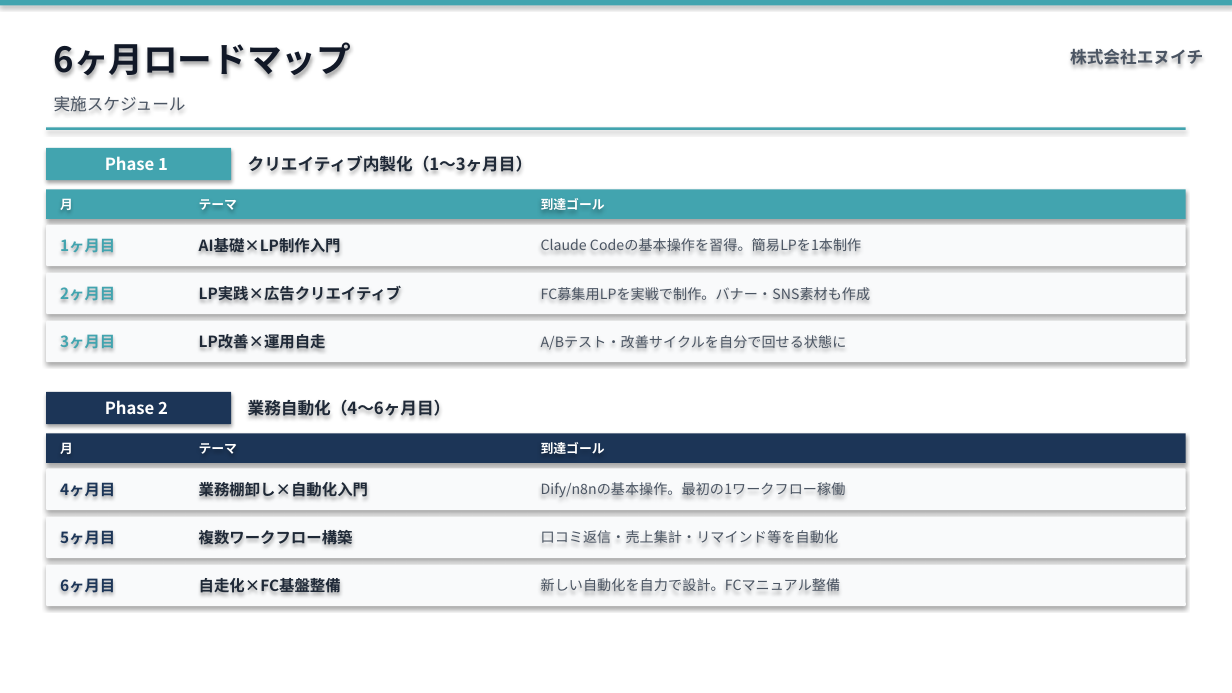
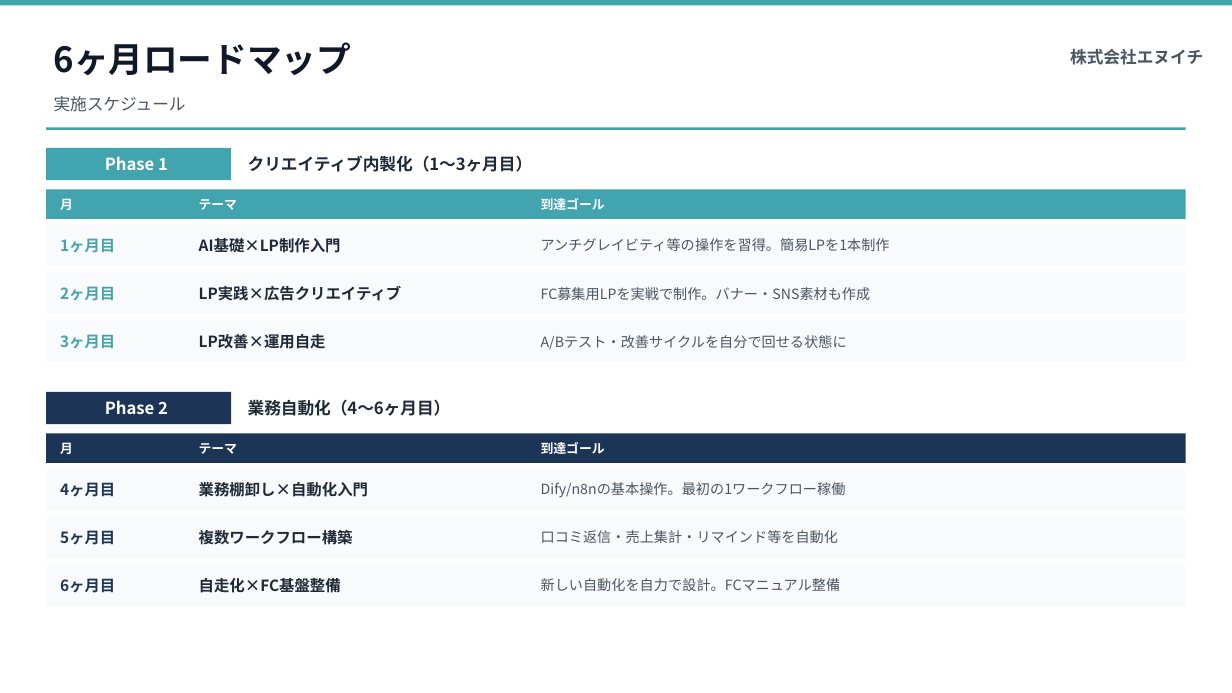
Before and after one commit to Ryunosuke-Okawa/Ryunosuke-n1, a slide deck: slide 21 of output/proposal_TSUBOMIYA_20260415.pptx. Drawn at 1232x693 pixels with LibreOffice and Linux fonts; fonts in the diff are those of the drawing. Boxes give left, top, right and bottom in pixels: in the first picture for what was removed or moved away, otherwise in the second. Text is boxed around its words. In the diff, an @@ line names an element or a change of style, - is before the commit and + after.

```diff
--- a/output/proposal_TSUBOMIYA_20260415.pptx
+++ b/output/proposal_TSUBOMIYA_20260415.pptx
@@ rectangle removed at <box>0,0,1232,693</box> @@
@@ text at <box>541,238,890,251</box>: text changed @@
-Claude Codeの基本操作を習得。簡易LPを1本制作
+アンチグレイビティ等の操作を習得。簡易LPを1本制作
@@ shadow off in 12 elements at <box>46,148,231,180</box>, <box>46,392,231,424</box>, <box>0,0,1232,6</box>, <box>46,128,1186,130</box>, <box>46,189,1186,219</box>, <box>46,225,1186,266</box>, <box>46,273,1186,314</box>, <box>46,321,1186,362</box>, <box>46,433,1186,463</box>, <box>46,469,1186,510</box>, <box>46,517,1186,558</box>, <box>46,565,1186,606</box> @@
```
Also in this commit, not shown: 26 other slides changed, 1 other file.
